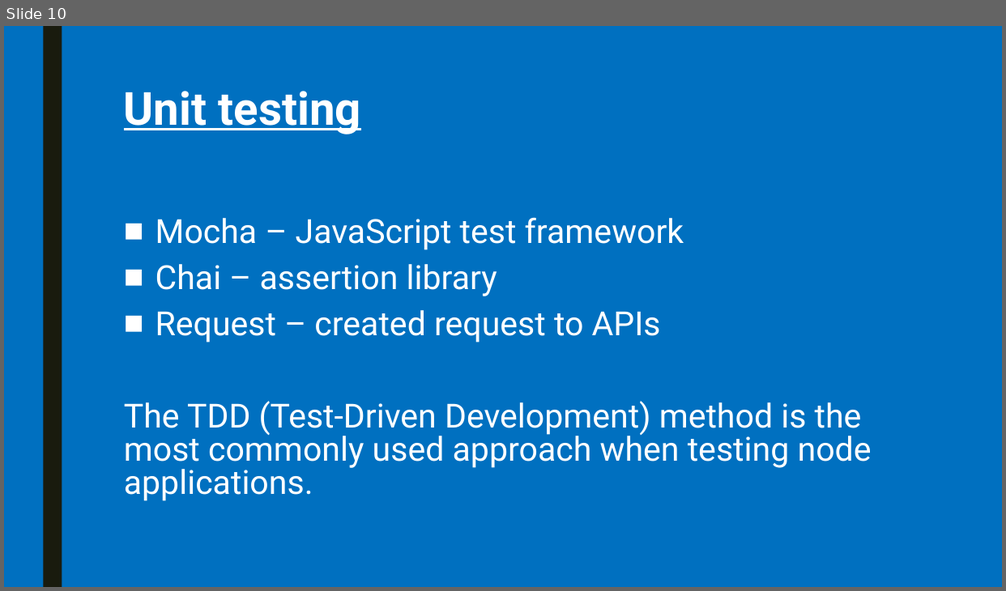
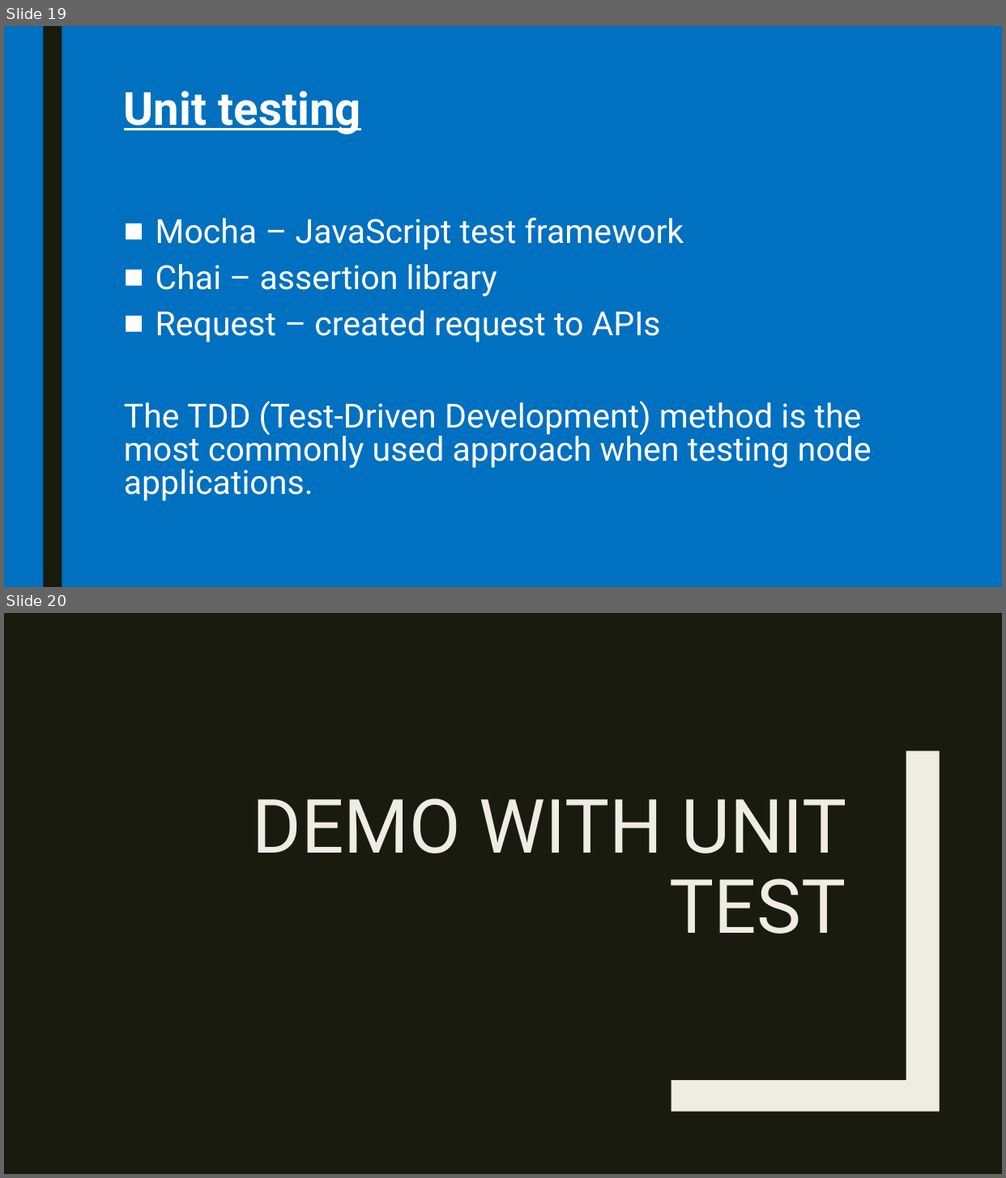
Before and after one commit to pkyurkchiev/mean-stack, a slide deck: slides/NodeJS.pptx. Shown one above the other, each under a label of ours: slide 10 before the commit, slides 19 and 20 after it. The pictures are 1006x591 and 1006x1178 pixels, drawn with LibreOffice and Linux fonts; fonts in the diff are those of the drawing. Boxes give left, top, right and bottom in pixels: in the first picture for what was removed or moved away, otherwise in the second. Text is boxed around its words. In the diff, an @@ line names an element or a change of style, - is before the commit and + after.

```diff
--- a/slides/NodeJS.pptx
+++ b/slides/NodeJS.pptx
@@ slide 20 added at box(4, 613, 1002, 1174), background #191B0E @@
@@ freeform shape added at box(671, 751, 940, 1112), fill #EFEDE3 @@
@@ title added at box(252, 798, 847, 934), 72 pt, text #EFEDE3 @@
+DEMO WITH UNIT TEST
@@ what was slide 10 is now slide 19 @@
```
Also in this commit, not shown: 10 other slides added, 1 slide removed.
